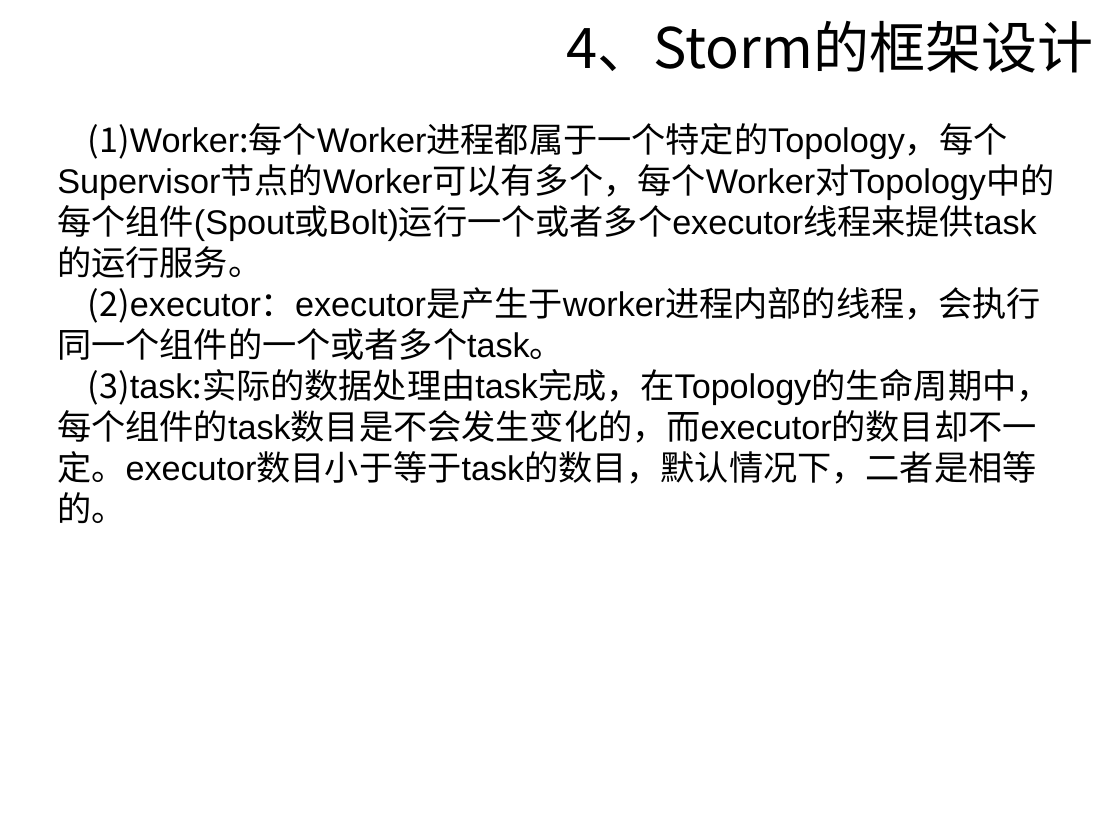
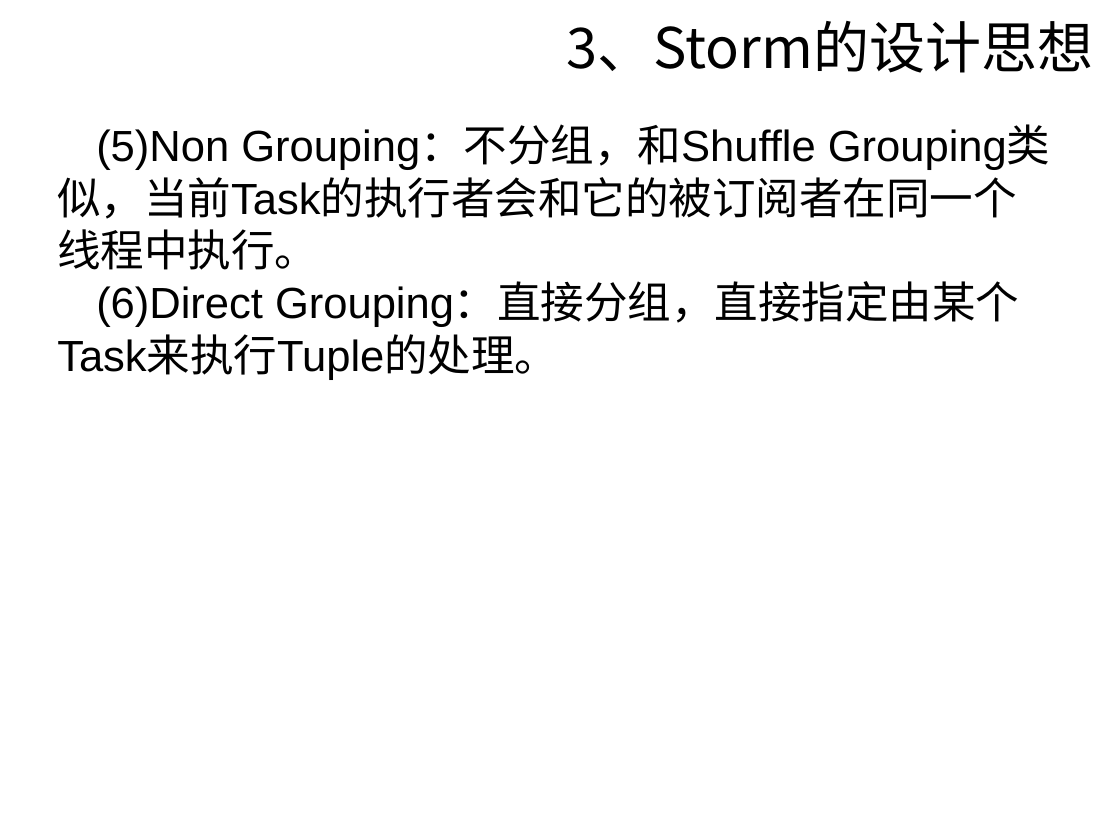
Before and after one commit to sunyisgithub/Git, a slide deck: slide 24 of Storm.ppt (slide 27 before the commit). Drawn at 1120x840 pixels with LibreOffice and Linux fonts; fonts in the diff are those of the drawing; background and template pictures are left out. Boxes give left, top, right and bottom in pixels: in the first picture for what was removed or moved away, otherwise in the second. Text is boxed around its words. In the diff, an @@ line names an element or a change of style, - is before the commit and + after.

```diff
--- a/Storm.ppt
+++ b/Storm.ppt
@@ text at (567,21,1094,73): text changed @@
-4、Storm的框架设计
+3、Storm的设计思想
@@ text at (57,126,1019,380): text changed; size 22 to 28 pt; font Noto Sans CJK SC to Arial @@
-(1)Worker:每个Worker进程都属于一个特定的Topology，每个Supervisor节点的Worker可以有多个，每个Worker对Topology中的每个组件(Spout或Bolt)运行一个或者多个executor线程来提供task的运行服务。
-(2)executor：executor是产生于worker进程内部的线程，会执行同一个组件的一个或者多个task。
-(3)task:实际的数据处理由task完成，在Topology的生命周期中，每个组件的task数目是不会发生变化的，而executor的数目却不一定。executor数目小于等于task的数目，默认情况下，二者是相等的。
+(5)Non Grouping：不分组，和Shuffle Grouping类似，当前Task的执行者会和它的被订阅者在同一个线程中执行。
+(6)Direct Grouping：直接分组，直接指定由某个Task来执行Tuple的处理。
```
Also in this commit, not shown: 23 other slides changed, 20 slides added, 13 slides removed.
